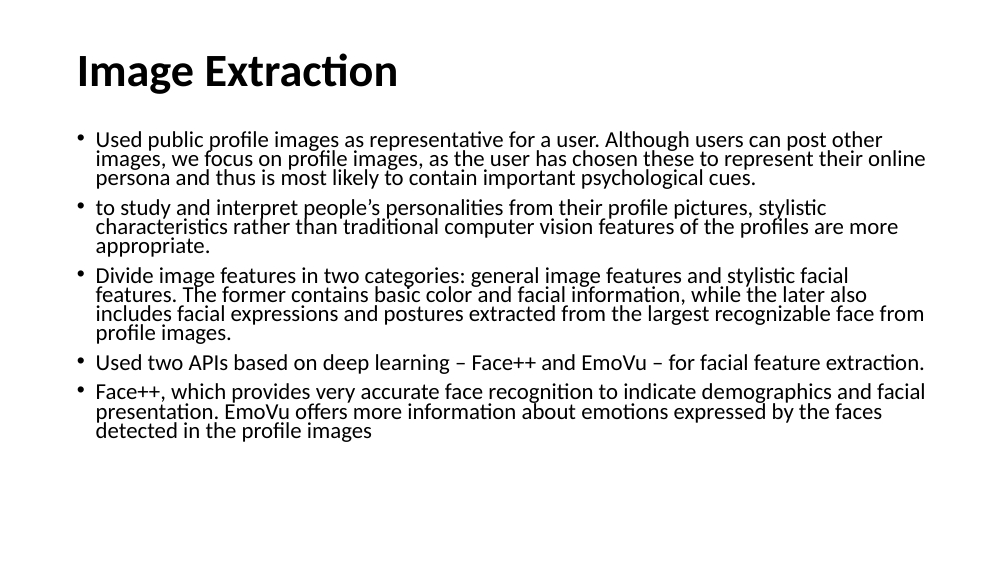
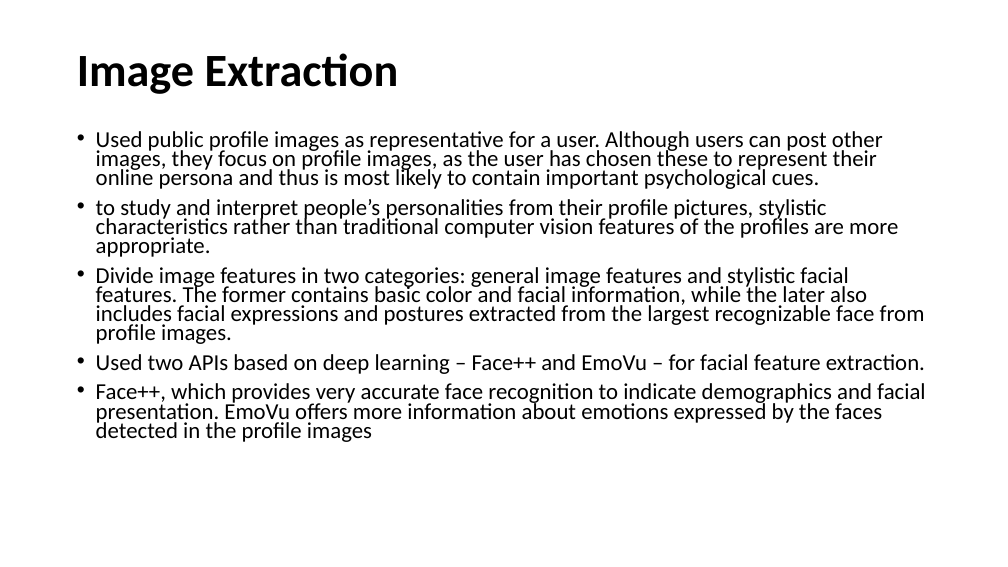
Before and after one commit to Sandhya-Bairi/USU-Assignments-and-Projects, a slide deck: slide 14 of CS 6675 - Advance Data Science/Practicum/Presentation.pptx. Drawn at 1008x567 pixels with LibreOffice and Linux fonts; fonts in the diff are those of the drawing. Boxes give left, top, right and bottom in pixels: in the first picture for what was removed or moved away, otherwise in the second. Text is boxed around its words. In the diff, an @@ line names an element or a change of style, - is before the commit and + after.

```diff
--- a/CS 6675 - Advance Data Science/Practicum/Presentation.pptx
+++ b/CS 6675 - Advance Data Science/Practicum/Presentation.pptx
@@ text at (96, 131, 883, 189): text changed @@
-• Used public profile images as representative for a user. Although users can post other images, we focus on profile images, as the user has chosen these to represent their online persona and thus is most likely to contain important psychological cues.
+• Used public profile images as representative for a user. Although users can post other images, they focus on profile images, as the user has chosen these to represent their online persona and thus is most likely to contain important psychological cues.
```
Also in this commit, not shown: 7 other slides changed.
